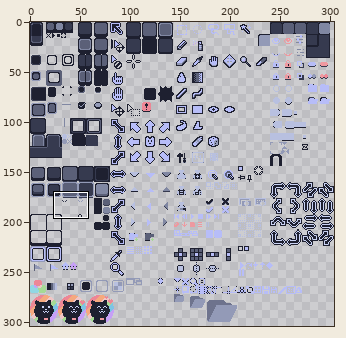
Edited in one commit: sprite sheet (themes/macchiato/catppuccin-theme-macchiato/sheet.png). The first picture is a wide view before the edit; the outline marks the close-up.
Close-up. The starting point:
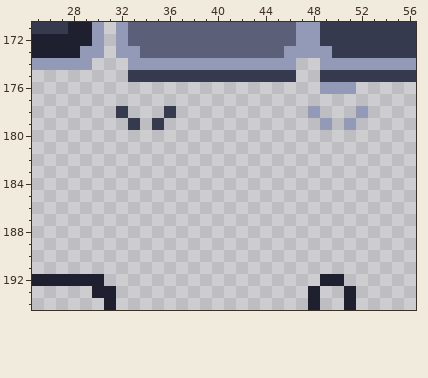
The file is 304x304 pixels. Shown: x 25..56, y 171..194.
After the commit:
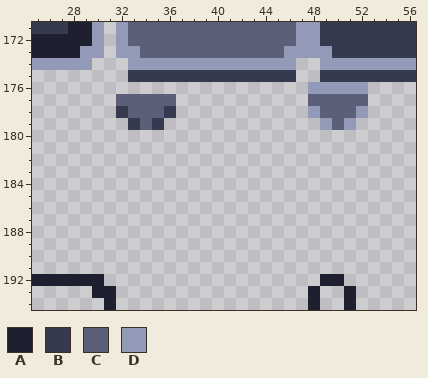
Palette (. is transparent): A #1e2030  B #363a4f  C #5b6078  D #939ab7
The exact change:
y 176: x 48 . -> D; x 52 . -> D
y 177: x 32..36 ..... -> CCCCC; x 48..52 ..... -> CCCCC
y 178: x 33..35 ... -> CCC; x 49..51 ... -> CCC
y 179: x 34 . -> C; x 50 . -> C
